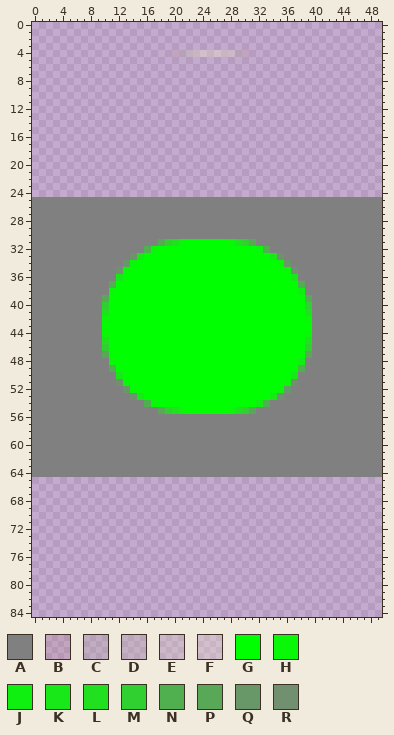
Sprite sheet, stored at Starpusher/Button.png. The picture above is the old version.
The file is 50x85 pixels. Pixels under 10% opacity are left out. Colours within 5 levels of each other are drawn and written as one.
Palette (. is transparent): A #808080  B #b57c6820  C #b3b49930  D #c6c3a43c  E #e6e3bc3e  F #faf5cb44  G #00ff00  H #08f808  J #10f010  K #18e818  L #20e020  M #30d030  N #50b050  P #58a858  Q #689868  R #709070
Pixels before (only the part around the change), first column x 0:
 0 ..................................................
 1 ..................................................
 2 ..................................................
 3 ..................................................
 4 ....................BCDFFFFFECB...................
 5 ..................................................
 6 ..................................................
 7 ..................................................
 8 ..................................................
 9 ..................................................
10 ..................................................
11 ..................................................
12 ..................................................
13 ..................................................
14 ..................................................
15 ..................................................
16 ..................................................
17 ..................................................
18 ..................................................
19 ..................................................
20 ..................................................
21 ..................................................
22 ..................................................
23 ..................................................
24 ..................................................
25 AAAAAAAAAAAAAAAAAAAAAAAAAAAAAAAAAAAAAAAAAAAAAAAAAA
26 AAAAAAAAAAAAAAAAAAAAAAAAAAAAAAAAAAAAAAAAAAAAAAAAAA
27 AAAAAAAAAAAAAAAAAAAAAAAAAAAAAAAAAAAAAAAAAAAAAAAAAA
28 AAAAAAAAAAAAAAAAAAAAAAAAAAAAAAAAAAAAAAAAAAAAAAAAAA
29 AAAAAAAAAAAAAAAAAAAAAAAAAAAAAAAAAAAAAAAAAAAAAAAAAA
30 AAAAAAAAAAAAAAAAAAAAAAAAAAAAAAAAAAAAAAAAAAAAAAAAAA
31 AAAAAAAAAAAAAAAAAAPMLHGGGGGGHLMPAAAAAAAAAAAAAAAAAA
32 AAAAAAAAAAAAAAAANHGGGGGGGGGGGGGGHNAAAAAAAAAAAAAAAA
33 AAAAAAAAAAAAAARKGGGGGGGGGGGGGGGGGGKRAAAAAAAAAAAAAA
34 AAAAAAAAAAAAAQHGGGGGGGGGGGGGGGGGGGGHQAAAAAAAAAAAAA
35 AAAAAAAAAAAARHGGGGGGGGGGGGGGGGGGGGGGHRAAAAAAAAAAAA
36 AAAAAAAAAAAAKGGGGGGGGGGGGGGGGGGGGGGGGKAAAAAAAAAAAA
37 AAAAAAAAAAANGGGGGGGGGGGGGGGGGGGGGGGGGGNAAAAAAAAAAA
38 AAAAAAAAAAAHGGGGGGGGGGGGGGGGGGGGGGGGGGJAAAAAAAAAAA
39 AAAAAAAAAAPGGGGGGGGGGGGGGGGGGGGGGGGGGGGPAAAAAAAAAA
40 AAAAAAAAAAMGGGGGGGGGGGGGGGGGGGGGGGGGGGGMAAAAAAAAAA
41 AAAAAAAAAALGGGGGGGGGGGGGGGGGGGGGGGGGGGGLAAAAAAAAAA
42 AAAAAAAAAAHGGGGGGGGGGGGGGGGGGGGGGGGGGGGHAAAAAAAAAA
43 AAAAAAAAAAGGGGGGGGGGGGGGGGGGGGGGGGGGGGGGAAAAAAAAAA
44 AAAAAAAAAAHGGGGGGGGGGGGGGGGGGGGGGGGGGGGHAAAAAAAAAA
45 AAAAAAAAAALGGGGGGGGGGGGGGGGGGGGGGGGGGGGLAAAAAAAAAA
46 AAAAAAAAAAMGGGGGGGGGGGGGGGGGGGGGGGGGGGGMAAAAAAAAAA
47 AAAAAAAAAAPGGGGGGGGGGGGGGGGGGGGGGGGGGGGPAAAAAAAAAA
48 AAAAAAAAAAAHGGGGGGGGGGGGGGGGGGGGGGGGGGJAAAAAAAAAAA
49 AAAAAAAAAAANGGGGGGGGGGGGGGGGGGGGGGGGGGNAAAAAAAAAAA
50 AAAAAAAAAAAAKGGGGGGGGGGGGGGGGGGGGGGGGKAAAAAAAAAAAA
51 AAAAAAAAAAAARHGGGGGGGGGGGGGGGGGGGGGGHRAAAAAAAAAAAA
52 AAAAAAAAAAAAAQHGGGGGGGGGGGGGGGGGGGGHQAAAAAAAAAAAAA
53 AAAAAAAAAAAAAARKGGGGGGGGGGGGGGGGGGKRAAAAAAAAAAAAAA
54 AAAAAAAAAAAAAAAANHGGGGGGGGGGGGGGJNAAAAAAAAAAAAAAAA
55 AAAAAAAAAAAAAAAAAAPMLHGGGGGGHLMPAAAAAAAAAAAAAAAAAA
56 AAAAAAAAAAAAAAAAAAAAAAAAAAAAAAAAAAAAAAAAAAAAAAAAAA
57 AAAAAAAAAAAAAAAAAAAAAAAAAAAAAAAAAAAAAAAAAAAAAAAAAA
58 AAAAAAAAAAAAAAAAAAAAAAAAAAAAAAAAAAAAAAAAAAAAAAAAAA
59 AAAAAAAAAAAAAAAAAAAAAAAAAAAAAAAAAAAAAAAAAAAAAAAAAA
60 AAAAAAAAAAAAAAAAAAAAAAAAAAAAAAAAAAAAAAAAAAAAAAAAAA
61 AAAAAAAAAAAAAAAAAAAAAAAAAAAAAAAAAAAAAAAAAAAAAAAAAA
62 AAAAAAAAAAAAAAAAAAAAAAAAAAAAAAAAAAAAAAAAAAAAAAAAAA
63 AAAAAAAAAAAAAAAAAAAAAAAAAAAAAAAAAAAAAAAAAAAAAAAAAA
64 AAAAAAAAAAAAAAAAAAAAAAAAAAAAAAAAAAAAAAAAAAAAAAAAAA
65 ..................................................
66 ..................................................
67 ..................................................
68 ..................................................
69 ..................................................
70 ..................................................
71 ..................................................
72 ..................................................
73 ..................................................
And afterwards:
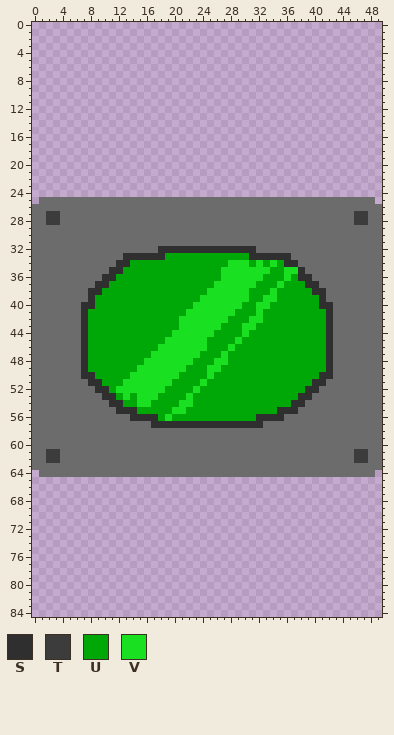
Colours new in this view: S #2f2f2f  T #3c3c3c  U #00a807  V #19e021
The exact change:
colour A: #808080 -> #6c6c6c
Changed rows in their new state; - is a pixel that keeps its letter.
first column x 20:
 4 ...........
first column x 0:
25 .------------------------------------------------.
27 --TT------------------------------------------TT--
28 --TT------------------------------------------TT--
31 ------------------AAAAAAAAAAAAAA------------------
32 ----------------AASSSSSSSSSSSSSSAA----------------
33 -------------SSSSSSUUUUUUUUUUUUSSSSSS-------------
34 ------------SSUUUUUUUUUUUUUUVVVUVUVUSS------------
35 -----------SSUUUUUUUUUUUUUUVVVVVVVUUVVS-----------
36 ----------SSUUUUUUUUUUUUUUUVVVVVVUUUVUSS----------
37 ---------SSUUUUUUUUUUUUUUUVVVVVVUUUVUUUSS---------
38 --------SSUUUUUUUUUUUUUUUVVVVVVUUUVUUUUUSS--------
39 --------SUUUUUUUUUUUUUUUVVVVVVVUUVVUUUUUUS--------
40 -------SSUUUUUUUUUUUUUUVVVVVVVUUVVUUUUUUUSS-------
41 -------SUUUUUUUUUUUUUUVVVVVVVUUUVUUUUUUUUUS-------
42 -------SUUUUUUUUUUUUUVVVVVVVUUUVVUUUUUUUUUS-------
43 -------SUUUUUUUUUUUUUVVVVVVUUUVVUUUUUUUUUUS-------
44 -------SUUUUUUUUUUUUVVVVVVUUUUVUUUUUUUUUUUS-------
45 -------SUUUUUUUUUUUVVVVVVUUUUVUUUUUUUUUUUUS-------
46 -------SUUUUUUUUUUVVVVVVVUUUVUUUUUUUUUUUUUS-------
47 -------SUUUUUUUUUVVVVVVVUUUVUUUUUUUUUUUUUUS-------
48 -------SUUUUUUUUVVVVVVVUUUVVUUUUUUUUUUUUUUS-------
49 -------SUUUUUUUVVVVVVVUUUVVUUUUUUUUUUUUUUUS-------
50 -------SSUUUUUVVVVVVVUUUUVUUUUUUUUUUUUUUUSS-------
51 --------SSUUUVVVVVVVUUUUVUUUUUUUUUUUUUUUSS--------
52 ---------SSUVVVVVVVUUUUVUUUUUUUUUUUUUUUSS---------
53 ----------SSUVUVVVUUUUVUUUUUUUUUUUUUUUSS----------
54 -----------SSUUVVUUUUVVUUUUUUUUUUUUUUSS-----------
55 ------------SSSUUUUUVVUUUUUUUUUUUUUSSS------------
56 --------------SSSSUVUUUUUUUUUUUUSSSS--------------
57 -----------------SSSSSSSSSSSSSSSS-----------------
first column x 0:
61 --TT------------------------------------------TT--
62 --TT------------------------------------------TT--
64 .------------------------------------------------.
Changed places in both pictures, as pixel boxes (x1, y1, x2, y2):
erased: (172, 50, 249, 57)
changed: (32, 197, 382, 477)
